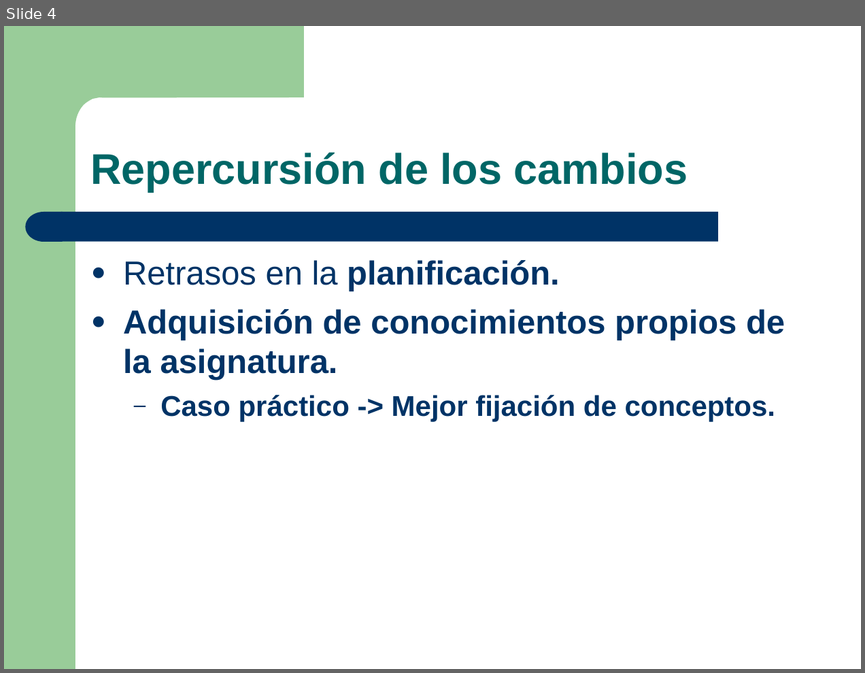
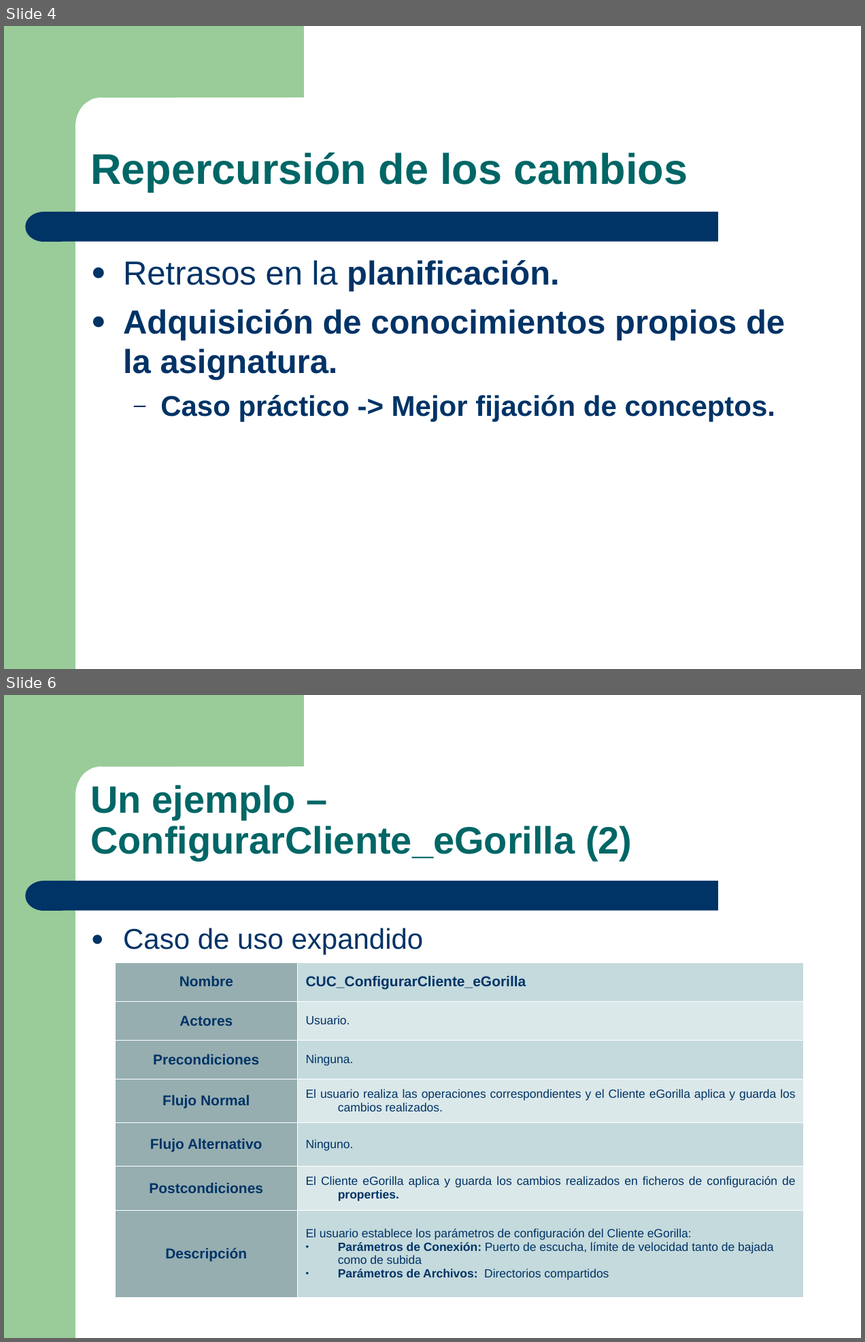
Before and after one commit to munsuri/egorilla, a slide deck: doc/presentaciones/Presentacion_01-04-2009.ppt. Shown one above the other, each under a label of ours: slide 4 before the commit, slides 4 and 6 after it; the slides between them are not shown. The pictures are 865x673 and 865x1342 pixels, drawn with LibreOffice and Linux fonts; fonts in the diff are those of the drawing. Boxes give left, top, right and bottom in pixels: in the first picture for what was removed or moved away, otherwise in the second. Text is boxed around its words. In the diff, an @@ line names an element or a change of style, - is before the commit and + after.

```diff
--- a/doc/presentaciones/Presentacion_01-04-2009.ppt
+++ b/doc/presentaciones/Presentacion_01-04-2009.ppt
@@ slide 6 added at <box>4,695,861,1338</box>, background #FFFFFF; not listed: 4 template elements that a slide beside it also shows @@
@@ text added at <box>90,785,632,861</box>, 32 pt, text #006666, bold @@
+Un ejemplo – ConfigurarCliente_eGorilla (2)
@@ text added at <box>123,928,424,955</box>, 24 pt, text #003366 @@
+● Caso de uso expandido
@@ table added at <box>116,962,804,1297</box>, 7 rows, 2 columns @@
+Nombre | CUC_ConfigurarCliente_eGorilla
+Actores | Usuario.
+Precondiciones | Ninguna.
+Flujo Normal | El usuario realiza las operaciones correspondientes y el Cliente eGorilla aplica y guarda los cambios realizados.
+Flujo Alternativo | Ninguno.
+Postcondiciones | El Cliente eGorilla aplica y guarda los cambios realizados en ficheros de configuración de properties.
+Descripción | El usuario establece los parámetros de configuración del Cliente eGorilla: / Parámetros de Conexión: Puerto de escucha, límite de velocidad tanto de bajada como de subida / Parámetros de Archivos: Directorios compartidos
```
Also in this commit, not shown: 3 slides changed, 3 other slides added, 1 slide removed.
